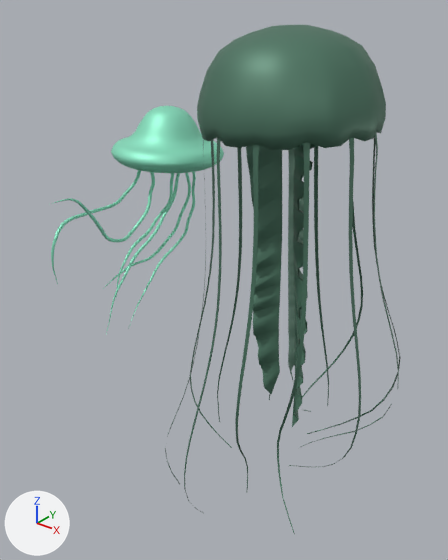
A saved change to the OBJ model Codigo_fuente/Models/medusas/Medusas.obj.
One viewpoint serves both versions: a 50 mm camera at (71.6, -72.6, 37.8) aimed at (14.0, -0.5, -6.8). The axes (+X, +Y, +Z) are drawn at lower left. The lights are the same throughout. Where no turn or scale is listed for an object, it has been applied to the vertices.

Objects in the first picture: 'jellyfish'.
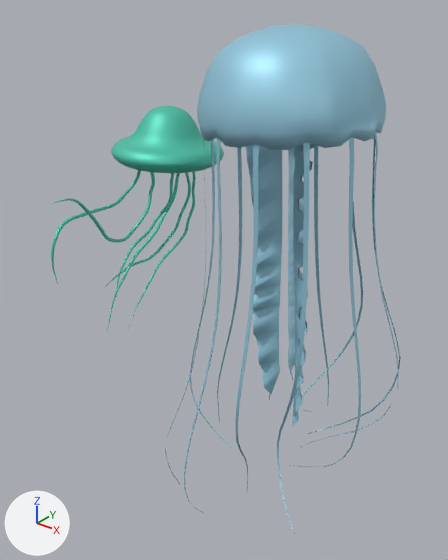
The change, as a diff of the scene's bpy script:
```diff
--- a/Codigo_fuente/Models/medusas/Medusas.obj.py
+++ b/Codigo_fuente/Models/medusas/Medusas.obj.py
@@ img_medus2_jpg @@
+img_medus2_jpg = load_image('Medus2.jpg', '../../Textures/medus2.jpg', 800, 800, 'sRGB')
@@ img_medus_jpg @@
+img_medus_jpg = load_image('medus.jpg', '../../Textures/medus.jpg', 800, 540, 'sRGB')
@@ mat_material_012 @@
 mat_material_012 = principled_material('Material.012')
-mat_material_012.base_color = (0.0857, 0.202, 0.139)  # dark green #537c68
+mat_material_012.texture = img_medus_jpg
 mat_material_012.metallic = 0.362
@@ mat_material_014 @@
 mat_material_014 = principled_material('Material.014')
-mat_material_014.base_color = (0.277, 0.8, 0.571)  # green #90e7c7
+mat_material_014.texture = img_medus2_jpg
 mat_material_014.metallic = 0.348
```

Location of each change, [x1, y1, x2, y2] in pixels of the pictures (448 x 560 px):
'jellyfish', surface changed (green to cyan): [51, 25, 400, 534] in both
